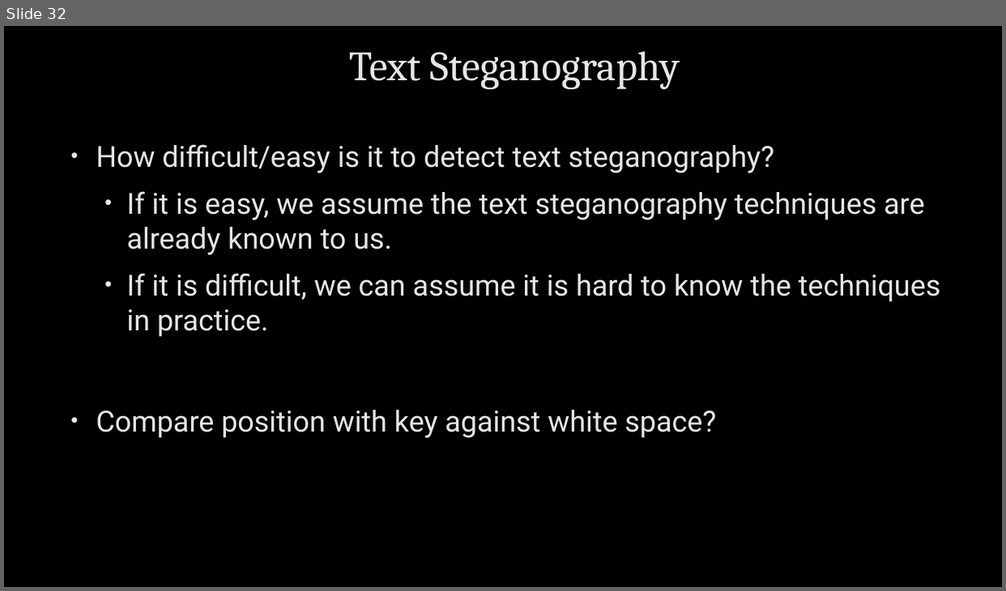
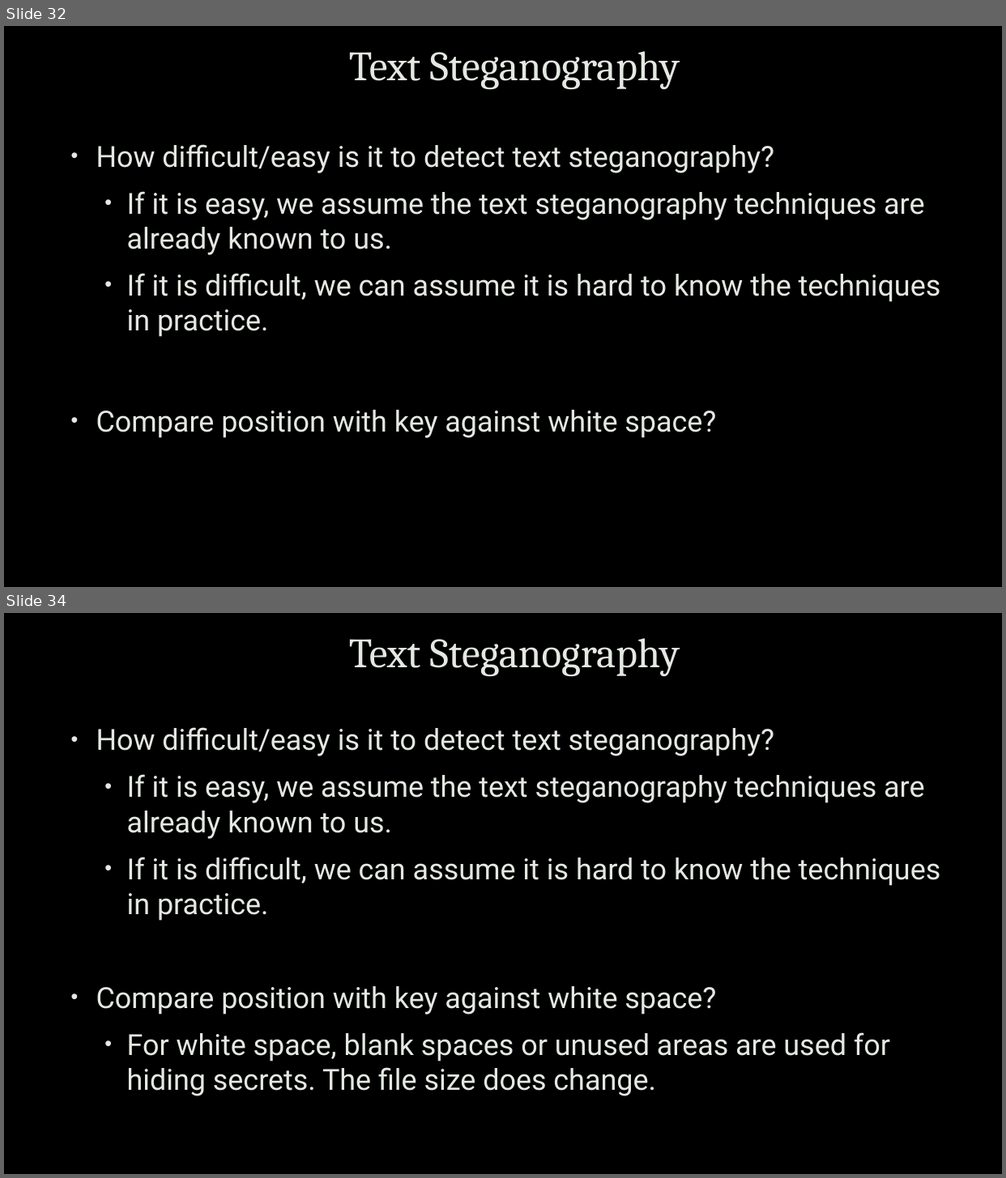
Before and after one commit to zhanyixinghua/cits1003, a slide deck: cits1003-lecture_slides/CITS1003-8 Forensics-exercises.pptx. Shown one above the other, each under a label of ours: slide 32 before the commit, slides 32 and 34 after it; the slides between them are not shown. The pictures are 1006x591 and 1006x1178 pixels, drawn with LibreOffice and Linux fonts; fonts in the diff are those of the drawing; background and template pictures are left out. Boxes give left, top, right and bottom in pixels: in the first picture for what was removed or moved away, otherwise in the second. Text is boxed around its words. In the diff, an @@ line names an element or a change of style, - is before the commit and + after.

```diff
--- a/cits1003-lecture_slides/CITS1003-8 Forensics-exercises.pptx
+++ b/cits1003-lecture_slides/CITS1003-8 Forensics-exercises.pptx
@@ slide 34 added at <box>4,613,1002,1174</box>, background picture (left out) @@
@@ title added at <box>349,638,680,677</box>, 40 pt, text #E4E8E2 @@
+Text Steganography
@@ text added at <box>96,727,941,1097</box>, 28 pt, text #E4E8E2 @@
+• How difficult/easy is it to detect text steganography?
+  • If it is easy, we assume the text steganography techniques are already known to us.
+  • If it is difficult, we can assume it is hard to know the techniques in practice.
+• Compare position with key against white space?
+  • For white space, blank spaces or unused areas are used for hiding secrets. The file size does change.
```
Also in this commit, not shown: 17 slides changed.
